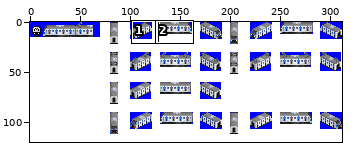
Two states of a sprite sheet, src/metro/seoul_metro_4/LINE_4_2019.png. Above, an overview of the earlier version with the close-up marked.
Close-up. Earlier state:
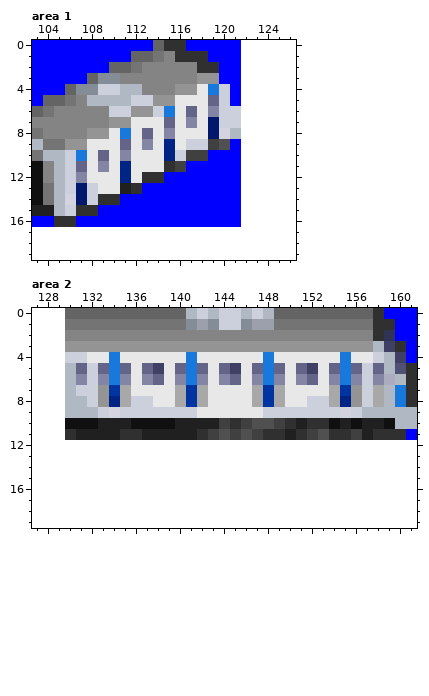
The file is 312x120 pixels. Colours within 5 levels of each other are drawn and written as one. Shown: area 1: x 103..126, y 0..19; area 2: x 127..161, y 0..19. The commit also changed other parts of the picture, which this record leaves out.
New version:
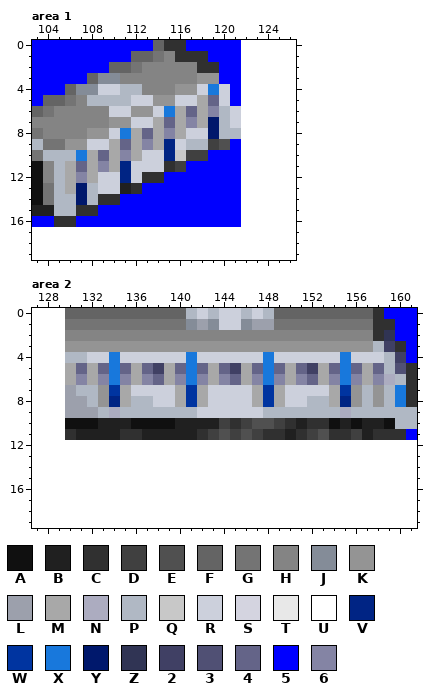
Palette (. is transparent): A #101010  B #202020  C #303030  D #404040  E #505050  F #646464  G #747474  H #848484  J #848c98  K #949494  L #9ca0ac  M #a8a8a8  N #acacc0  P #b0b8c4  Q #c8c8c8  R #ccd0dc  S #d4d4e0  T #e8e8e8  U #ffffff  V #002484  W #0034a0  X #1878dc  Y #00186c  Z #303454  2 #404064  3 #505074  4 #646488  5 #0000ff  6 #8484a4
Change:
Area 1:
y 4: x 118 T -> R
y 5: x 116..118 TTT -> RRM
y 6: x 116 T -> M; x 118 T -> M; x 120 R -> P
y 7: x 112..114 TTT -> RRM; x 116 T -> M; x 118 T -> M; x 120 R -> P
y 8: x 110 T -> R; x 112 T -> M; x 114 T -> M; x 116..118 TTT -> MRR; x 120 S -> P
y 9: x 108..110 TTT -> RRM; x 112 T -> M; x 114 T -> M; x 116..118 TRR -> RPP
y 10: x 106 R -> P; x 108 T -> M; x 110 T -> M; x 112..114 TTT -> MRR; x 116 R -> Q
y 11: x 106 R -> M; x 108 T -> M; x 110 T -> M; x 112..114 TTT -> RRR
y 12: x 106 R -> M; x 108..110 TTT -> MRR; x 112 T -> R
y 13: x 106 R -> M; x 108..110 RTT -> PRR
y 14: x 106 S -> P; x 108 R -> P
y 15: x 106 R -> P
Area 2:
y 4: x 130..133 RRTT -> PPRR; x 135..140 TTTTTT -> RRRRRR; x 142..147 TTTTTT -> RRRRRR; x 149..154 TTTTTT -> RRRRRR; x 156..157 TT -> RR
y 5..6: x 130 P -> M; x 132 R -> M; x 136 T -> M; x 139 T -> M; x 143 T -> M; x 146 T -> M; x 150 T -> M; x 153 T -> M; x 157 R -> M
y 7: x 130..132 PRR -> LPP; x 136..139 TTTT -> RRRR; x 143..146 TTTT -> RRRR; x 150..153 TTTT -> RRRR; x 157..158 RM -> PK
y 8: x 130..132 PPR -> LLP; x 136..139 RRTT -> PPRR; x 143..146 TTTT -> RRRR; x 150..153 TTRR -> RRPP; x 157..158 RM -> PK
y 9: x 130..156 PPPRSRRRRRRRTTTTTTRRRRRRRSR -> LLLPNPPPPPPPRRRRRRPPPPPPPNP
Changed places in both close-ups, as pixel boxes (x1, y1, x2, y2):
changed: (65, 84, 230, 216)
changed: (65, 352, 384, 418)
